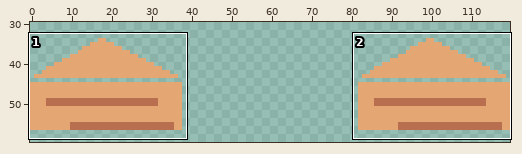
A pixel-art file gets an edit: art/map/map-region-countryside.aseprite. Above, an overview of the earlier version with the close-up marked.
Close-up. Earlier state:
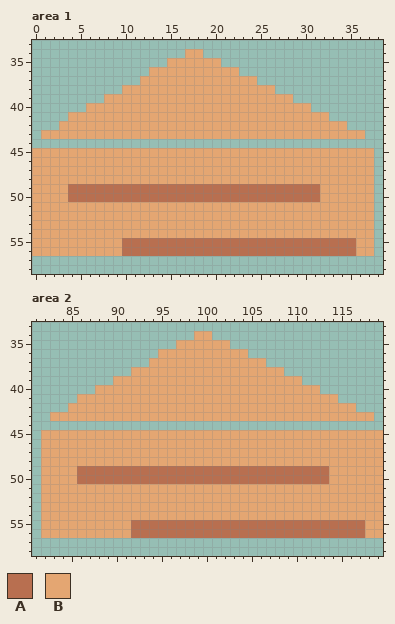
120x60 pixels, 1 frame. Shown: area 1: x 0..38, y 33..58; area 2: x 81..119, y 33..58. The wide view leaves out empty margins.
Palette (. is transparent): A #b86f50  B #e4a672
Pixels before, area 1, first column x 0:
34 .................BB...................
35 ...............BBBBBB.................
36 .............BBBBBBBBBB...............
37 ............BBBBBBBBBBBBB.............
38 ..........BBBBBBBBBBBBBBBBB...........
39 ........BBBBBBBBBBBBBBBBBBBBB.........
40 ......BBBBBBBBBBBBBBBBBBBBBBBBB.......
41 ....BBBBBBBBBBBBBBBBBBBBBBBBBBBBB.....
42 ...BBBBBBBBBBBBBBBBBBBBBBBBBBBBBBBB...
43 .BBBBBBBBBBBBBBBBBBBBBBBBBBBBBBBBBBBB.
44 ......................................
45 BBBBBBBBBBBBBBBBBBBBBBBBBBBBBBBBBBBBBB
46 BBBBBBBBBBBBBBBBBBBBBBBBBBBBBBBBBBBBBB
47 BBBBBBBBBBBBBBBBBBBBBBBBBBBBBBBBBBBBBB
48 BBBBBBBBBBBBBBBBBBBBBBBBBBBBBBBBBBBBBB
49 BBBBAAAAAAAAAAAAAAAAAAAAAAAAAAAABBBBBB
50 BBBBAAAAAAAAAAAAAAAAAAAAAAAAAAAABBBBBB
51 BBBBBBBBBBBBBBBBBBBBBBBBBBBBBBBBBBBBBB
52 BBBBBBBBBBBBBBBBBBBBBBBBBBBBBBBBBBBBBB
53 BBBBBBBBBBBBBBBBBBBBBBBBBBBBBBBBBBBBBB
54 BBBBBBBBBBBBBBBBBBBBBBBBBBBBBBBBBBBBBB
55 BBBBBBBBBBAAAAAAAAAAAAAAAAAAAAAAAAAABB
56 BBBBBBBBBBAAAAAAAAAAAAAAAAAAAAAAAAAABB
Pixels before, area 2, first column x 82:
34 .................BB...................
35 ...............BBBBBB.................
36 .............BBBBBBBBBB...............
37 ............BBBBBBBBBBBBB.............
38 ..........BBBBBBBBBBBBBBBBB...........
39 ........BBBBBBBBBBBBBBBBBBBBB.........
40 ......BBBBBBBBBBBBBBBBBBBBBBBBB.......
41 ....BBBBBBBBBBBBBBBBBBBBBBBBBBBBB.....
42 ...BBBBBBBBBBBBBBBBBBBBBBBBBBBBBBBB...
43 .BBBBBBBBBBBBBBBBBBBBBBBBBBBBBBBBBBBB.
44 ......................................
45 BBBBBBBBBBBBBBBBBBBBBBBBBBBBBBBBBBBBBB
46 BBBBBBBBBBBBBBBBBBBBBBBBBBBBBBBBBBBBBB
47 BBBBBBBBBBBBBBBBBBBBBBBBBBBBBBBBBBBBBB
48 BBBBBBBBBBBBBBBBBBBBBBBBBBBBBBBBBBBBBB
49 BBBBAAAAAAAAAAAAAAAAAAAAAAAAAAAABBBBBB
50 BBBBAAAAAAAAAAAAAAAAAAAAAAAAAAAABBBBBB
51 BBBBBBBBBBBBBBBBBBBBBBBBBBBBBBBBBBBBBB
52 BBBBBBBBBBBBBBBBBBBBBBBBBBBBBBBBBBBBBB
53 BBBBBBBBBBBBBBBBBBBBBBBBBBBBBBBBBBBBBB
54 BBBBBBBBBBBBBBBBBBBBBBBBBBBBBBBBBBBBBB
55 BBBBBBBBBBAAAAAAAAAAAAAAAAAAAAAAAAAABB
56 BBBBBBBBBBAAAAAAAAAAAAAAAAAAAAAAAAAABB
Now the later version:
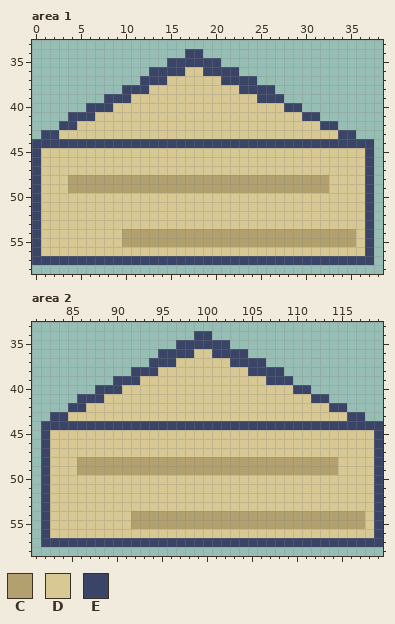
Colours new in this view: C #b2a16e  D #d8c994  E #3a4466
The exact change:
Changed rows in their new state; - is an unchanged pixel.
Area 1:
first column x 0:
34 -----------------EE-------------------
35 ---------------EEEEEE-----------------
36 -------------EEEEDDEEEE---------------
37 ------------EEEDDDDDDEEEE-------------
38 ----------EEEDDDDDDDDDDEEEE-----------
39 --------EEEDDDDDDDDDDDDDDEEE.---------
40 ------EEEDDDDDDDDDDDDDDDDDDDEE.-------
41 ----EEEDDDDDDDDDDDDDDDDDDDDDDDEE.-----
42 ---EEDDDDDDDDDDDDDDDDDDDDDDDDDDDEE.---
43 -EEDDDDDDDDDDDDDDDDDDDDDDDDDDDDDDDEE.-
44 EEEEEEEEEEEEEEEEEEEEEEEEEEEEEEEEEEEEEE
45 EDDDDDDDDDDDDDDDDDDDDDDDDDDDDDDDDDDDDE
46 EDDDDDDDDDDDDDDDDDDDDDDDDDDDDDDDDDDDDE
47 EDDDDDDDDDDDDDDDDDDDDDDDDDDDDDDDDDDDDE
48 EDDDCCCCCCCCCCCCCCCCCCCCCCCCCCCCCDDDDE
49 EDDDCCCCCCCCCCCCCCCCCCCCCCCCCCCCCDDDDE
50 EDDDDDDDDDDDDDDDDDDDDDDDDDDDDDDDDDDDDE
51 EDDDDDDDDDDDDDDDDDDDDDDDDDDDDDDDDDDDDE
52 EDDDDDDDDDDDDDDDDDDDDDDDDDDDDDDDDDDDDE
53 EDDDDDDDDDDDDDDDDDDDDDDDDDDDDDDDDDDDDE
54 EDDDDDDDDDCCCCCCCCCCCCCCCCCCCCCCCCCCDE
55 EDDDDDDDDDCCCCCCCCCCCCCCCCCCCCCCCCCCDE
56 EDDDDDDDDDDDDDDDDDDDDDDDDDDDDDDDDDDDDE
57 EEEEEEEEEEEEEEEEEEEEEEEEEEEEEEEEEEEEEE
Area 2:
first column x 82:
34 -----------------EE-------------------
35 ---------------EEEEEE-----------------
36 -------------EEEEDDEEEE---------------
37 ------------EEEDDDDDDEEEE-------------
38 ----------EEEDDDDDDDDDDEEEE-----------
39 --------EEEDDDDDDDDDDDDDDEEE.---------
40 ------EEEDDDDDDDDDDDDDDDDDDDEE.-------
41 ----EEEDDDDDDDDDDDDDDDDDDDDDDDEE.-----
42 ---EEDDDDDDDDDDDDDDDDDDDDDDDDDDDEE.---
43 -EEDDDDDDDDDDDDDDDDDDDDDDDDDDDDDDDEE.-
44 EEEEEEEEEEEEEEEEEEEEEEEEEEEEEEEEEEEEEE
45 EDDDDDDDDDDDDDDDDDDDDDDDDDDDDDDDDDDDDE
46 EDDDDDDDDDDDDDDDDDDDDDDDDDDDDDDDDDDDDE
47 EDDDDDDDDDDDDDDDDDDDDDDDDDDDDDDDDDDDDE
48 EDDDCCCCCCCCCCCCCCCCCCCCCCCCCCCCCDDDDE
49 EDDDCCCCCCCCCCCCCCCCCCCCCCCCCCCCCDDDDE
50 EDDDDDDDDDDDDDDDDDDDDDDDDDDDDDDDDDDDDE
51 EDDDDDDDDDDDDDDDDDDDDDDDDDDDDDDDDDDDDE
52 EDDDDDDDDDDDDDDDDDDDDDDDDDDDDDDDDDDDDE
53 EDDDDDDDDDDDDDDDDDDDDDDDDDDDDDDDDDDDDE
54 EDDDDDDDDDCCCCCCCCCCCCCCCCCCCCCCCCCCDE
55 EDDDDDDDDDCCCCCCCCCCCCCCCCCCCCCCCCCCDE
56 EDDDDDDDDDDDDDDDDDDDDDDDDDDDDDDDDDDDDE
57 EEEEEEEEEEEEEEEEEEEEEEEEEEEEEEEEEEEEEE
Boxes around the changes in both close-ups, in picture pixels (x1, y1, x2, y2):
changed: (32, 49, 374, 265)
changed: (41, 331, 383, 547)
